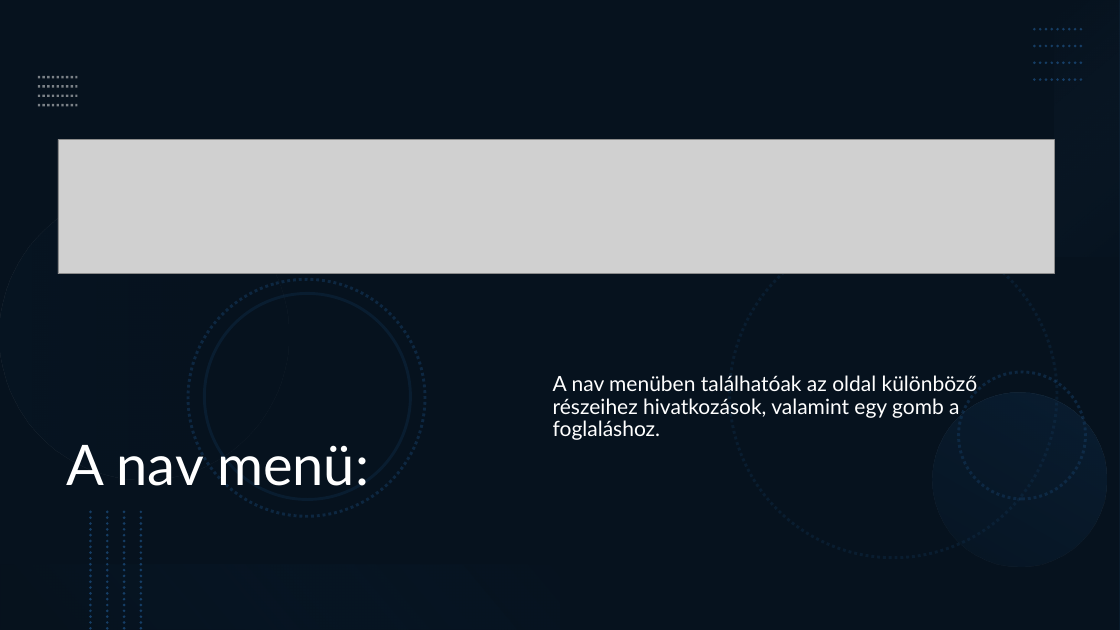
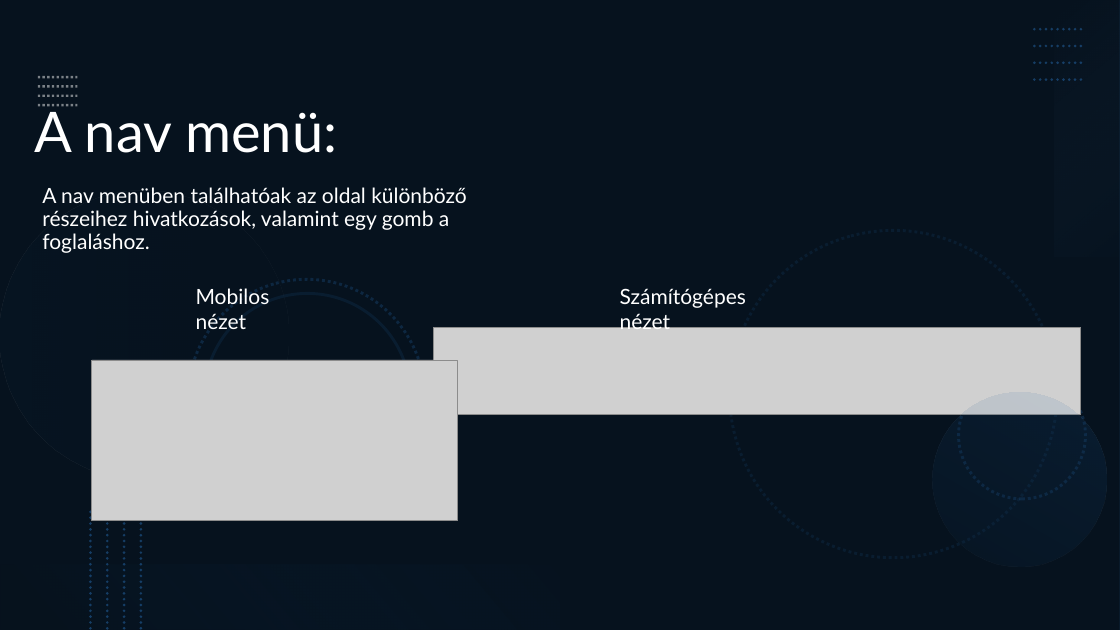
Before and after one commit to gergokee10/vizibicikli_projekt, a slide deck: slide 3 of Vízibicikli_weboldal.pptx. Drawn at 1120x630 pixels with LibreOffice and Linux fonts; fonts in the diff are those of the drawing; grey boxes stand for pictures. Boxes give left, top, right and bottom in pixels: in the first picture for what was removed or moved away, otherwise in the second. Text is boxed around its words. In the diff, an @@ line names an element or a change of style, - is before the commit and + after.

```diff
--- a/Vízibicikli_weboldal.pptx
+++ b/Vízibicikli_weboldal.pptx
@@ title "A nav menü:" rewrapped from [66, 445, 369, 486] to [35, 104, 337, 153] @@
@@ text "A nav menüben találhatóak az ...": place and size @@
-text "A nav menüben találhatóak az ..." at [553, 375, 978, 440]
+text "A nav menüben találhatóak az ..." at [42, 187, 467, 253]
@@ text added at [196, 288, 270, 329], 18 pt, text #FFFFFF @@
+Mobilos nézet
@@ text added at [620, 288, 746, 334], 18 pt, text #FFFFFF @@
+Számítógépes nézet
@@ picture: place and size @@
-picture at [58, 139, 1054, 274]
+picture at [434, 327, 1081, 414]
@@ picture added at [92, 360, 457, 521] @@
```
Also in this commit, not shown: 3 other slides changed.
